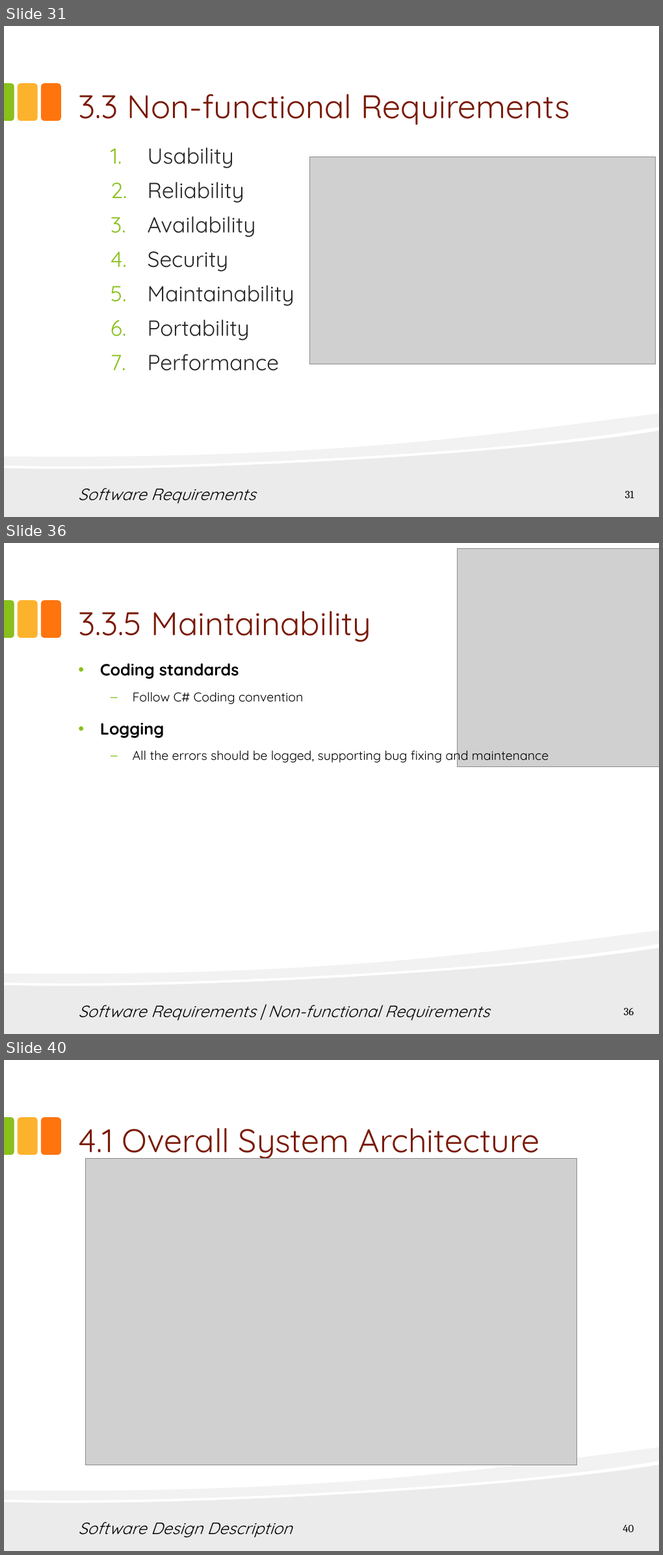
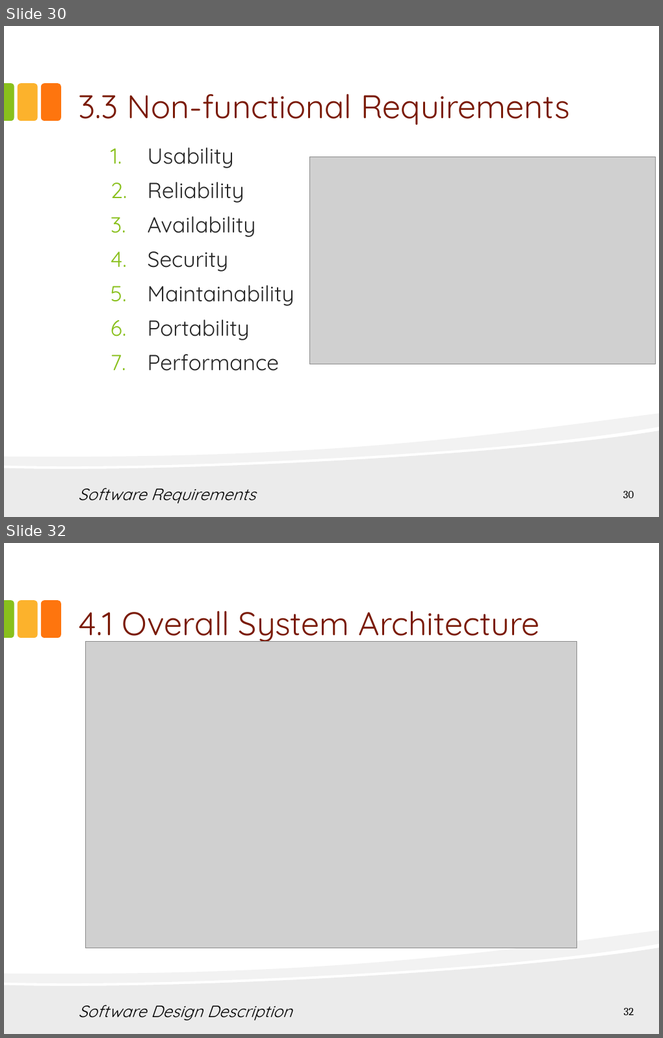
Before and after one commit to hungqcao/Rental-House-Finding, a slide deck: Document/Documentation/Final Document & Report/RHF_Presentation_Final_v1.0.pptx. Shown one above the other, each under a label of ours: slides 31, 36 and 40 before the commit, slides 30 and 32 after it; the slides between them are not shown. The pictures are 663x1555 and 663x1038 pixels, drawn with LibreOffice and Linux fonts; fonts in the diff are those of the drawing; grey boxes stand for pictures. Boxes give left, top, right and bottom in pixels: in the first picture for what was removed or moved away, otherwise in the second. Text is boxed around its words. In the diff, an @@ line names an element or a change of style, - is before the commit and + after.

```diff
--- a/Document/Documentation/Final Document & Report/RHF_Presentation_Final_v1.0.pptx
+++ b/Document/Documentation/Final Document & Report/RHF_Presentation_Final_v1.0.pptx
@@ slide 36 removed at <box>4,543,659,1034</box>, background #FFFFFF; not listed: 5 template elements that a slide beside it also shows @@
@@ picture removed at <box>458,548,659,767</box> @@
@@ title removed at <box>78,611,371,642</box> @@
-3.3.5 Maintainability
@@ text removed at <box>100,663,549,764</box> @@
-• Coding standards
-  – Follow C# Coding convention
-• Logging
-  – All the errors should be logged, supporting bug fixing and maintenance
@@ text removed at <box>78,1005,490,1021</box> @@
-Software Requirements | Non-functional Requirements
@@ page number removed at <box>624,1008,634,1016</box> @@
-36
@@ what was slide 31 is now slide 30 @@
@@ page number at <box>623,491,634,499</box>: text changed @@
-31
+30
@@ what was slide 40 is now slide 32 @@
@@ page number at <box>624,1008,634,1016</box>: text changed @@
-40
+32
```
Also in this commit, not shown: 8 slides changed, 1 slide added, 11 other slides removed.
